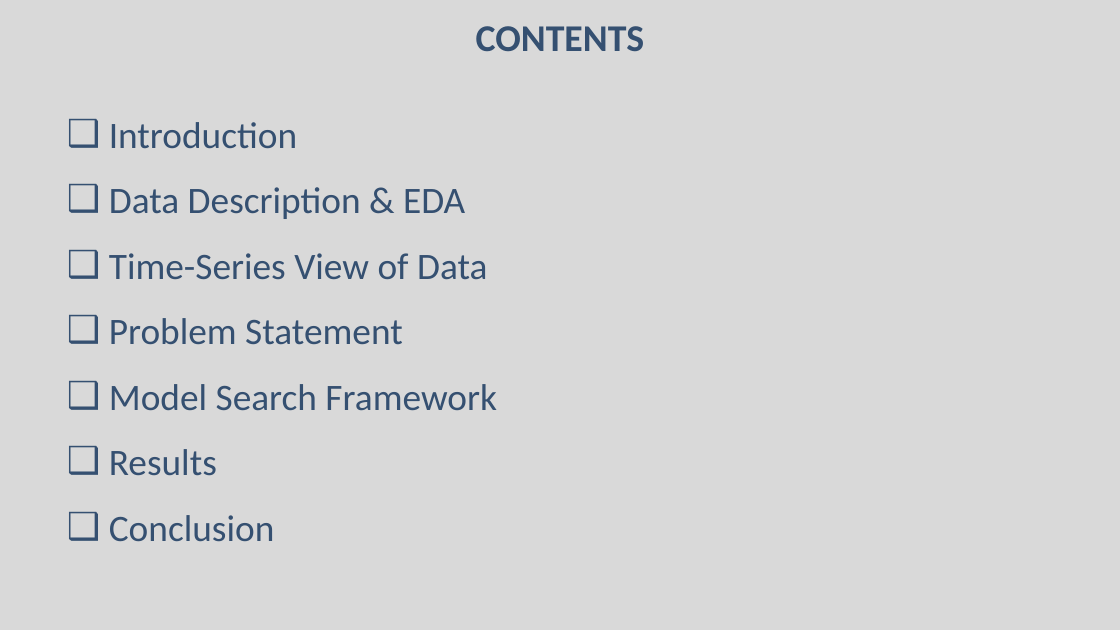
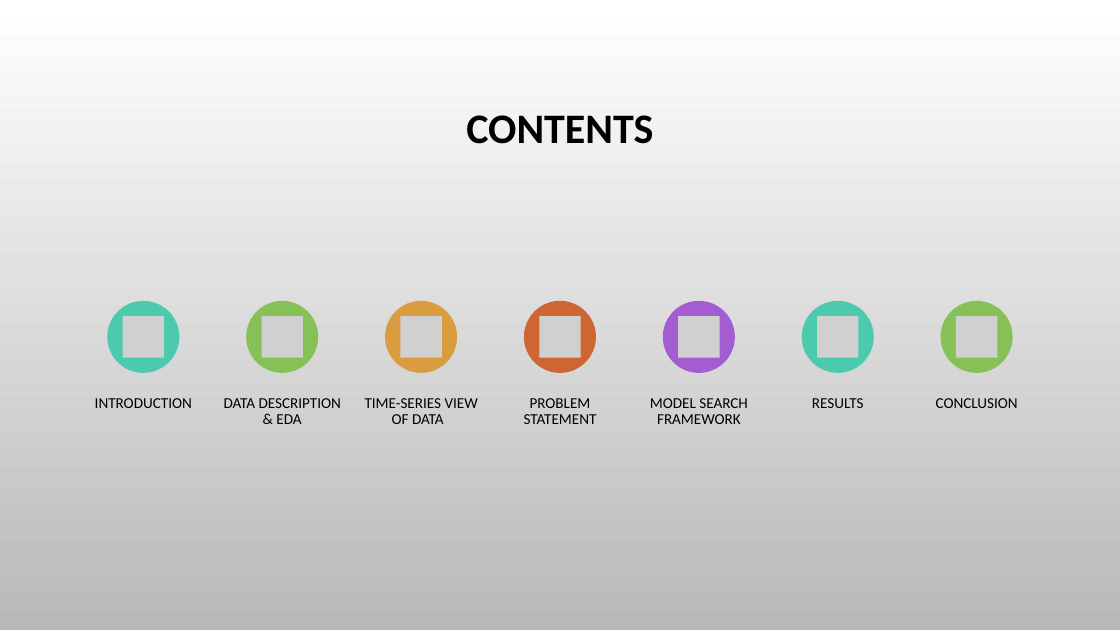
Before and after one commit to VinGPan/Machine_Learning_3252_project, a slide deck: slide 2 of Project_Presentation.pptx. Drawn at 1120x630 pixels with LibreOffice and Linux fonts; fonts in the diff are those of the drawing; grey boxes stand for pictures; background and template pictures are left out. Boxes give left, top, right and bottom in pixels: in the first picture for what was removed or moved away, otherwise in the second. Text is boxed around its words. In the diff, an @@ line names an element or a change of style, - is before the commit and + after.

```diff
--- a/Project_Presentation.pptx
+++ b/Project_Presentation.pptx
@@ background #D9D9D9 to picture (left out) @@
@@ title "CONTENTS": place and size @@
-title "CONTENTS" at [476,26,645,51]
+title "CONTENTS" at [466,115,653,144]
@@ title "CONTENTS" at [466,115,653,144]: size 32.4 to 36 pt, text colour #355071 to #000000 @@
@@ text removed at [109,122,497,541] @@
-❑ Introduction
-❑ Data Description & EDA
-❑ Time-Series View of Data
-❑ Problem Statement
-❑ Model Search Framework
-❑ Results
-❑ Conclusion
@@ group added at [95,301,1018,424]: 7 ellipses, 7 pictures, 7 texts @@
+INTRODUCTION
+DATA DESCRIPTION & EDA
+TIME-SERIES VIEW OF DATA
+PROBLEM STATEMENT
+MODEL SEARCH FRAMEWORK
+RESULTS
+CONCLUSION
```
Also in this commit, not shown: 3 other slides changed.
